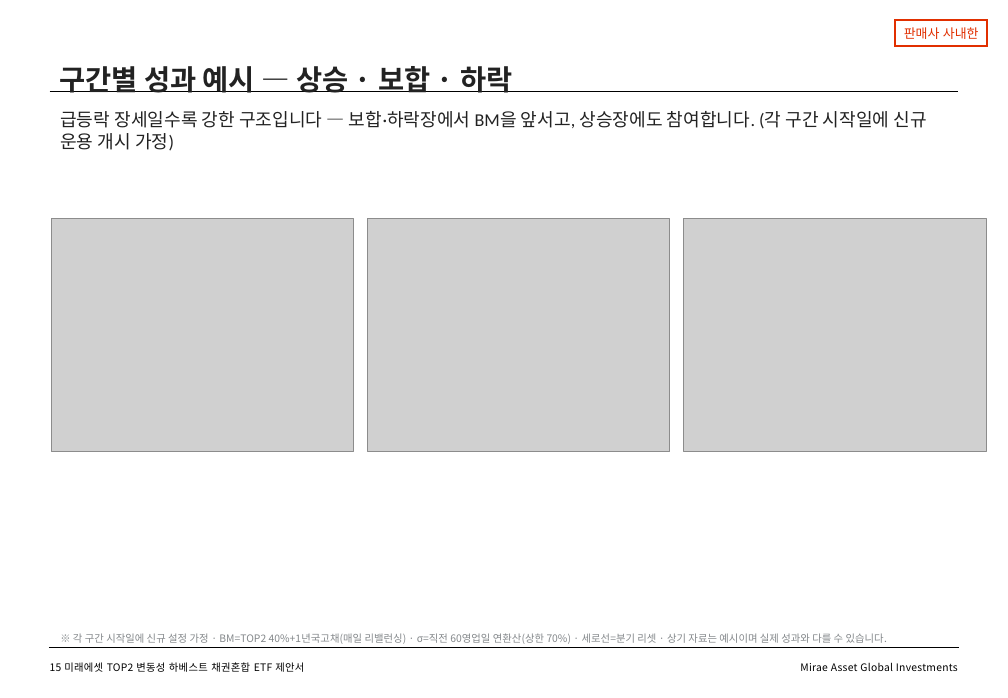
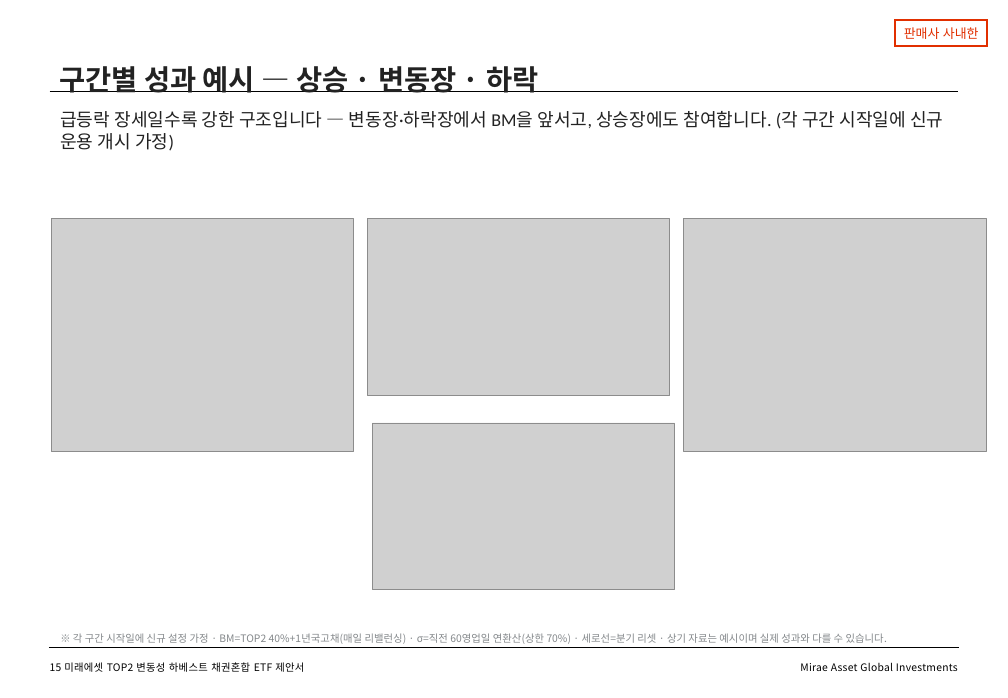
Before and after one commit to gamer383-bit/Volatility-Fund, a slide deck: slide 16 of 제안서/변동성하베스트_TOP2채권혼합ETF_v1_20260730.pptx. Drawn at 1008x698 pixels with LibreOffice and Linux fonts; fonts in the diff are those of the drawing; grey boxes stand for pictures. Boxes give left, top, right and bottom in pixels: in the first picture for what was removed or moved away, otherwise in the second. Text is boxed around its words. In the diff, an @@ line names an element or a change of style, - is before the commit and + after.

```diff
--- a/제안서/변동성하베스트_TOP2채권혼합ETF_v1_20260730.pptx
+++ b/제안서/변동성하베스트_TOP2채권혼합ETF_v1_20260730.pptx
@@ text at bbox=[59, 66, 538, 93]: text changed @@
-구간별 성과 예시 — 상승 · 보합 · 하락
+구간별 성과 예시 — 상승 · 변동장 · 하락
@@ text at bbox=[60, 111, 943, 151]: text changed @@
-급등락 장세일수록 강한 구조입니다 — 보합·하락장에서 BM을 앞서고, 상승장에도 참여합니다. (각 구간 시작일에 신규 운용 개시 가정)
+급등락 장세일수록 강한 구조입니다 — 변동장·하락장에서 BM을 앞서고, 상승장에도 참여합니다. (각 구간 시작일에 신규 운용 개시 가정)
@@ picture: place and size @@
-picture at bbox=[368, 219, 670, 451]
+picture at bbox=[368, 219, 670, 396]
@@ picture added at bbox=[372, 423, 675, 589] @@
```
Also in this commit, not shown: 4 other files.
